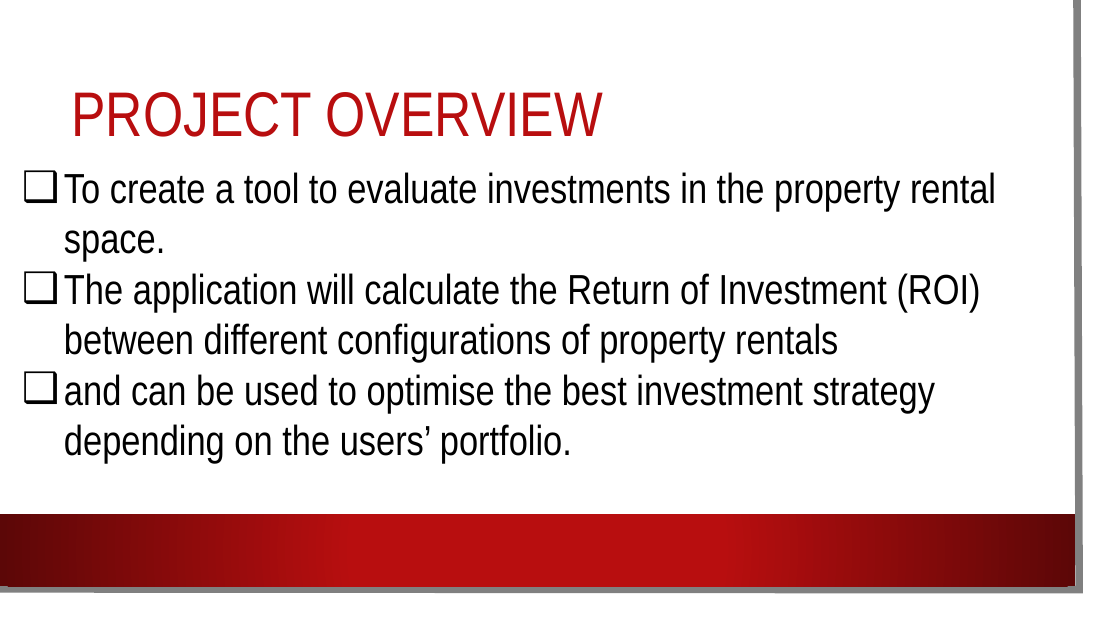
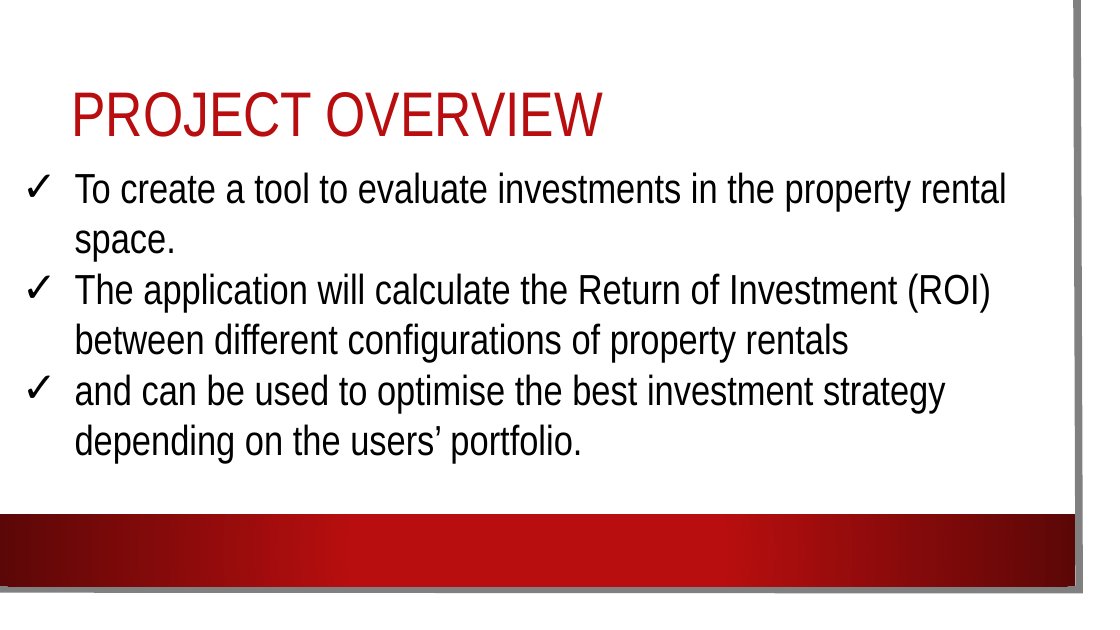
Before and after one commit to u13278012/IMPAKD, a slide deck: slide 2 of DEMO3/DEMO3.pptx. Drawn at 1120x630 pixels with LibreOffice and Linux fonts; fonts in the diff are those of the drawing; background and template pictures are left out. Boxes give left, top, right and bottom in pixels: in the first picture for what was removed or moved away, otherwise in the second. Text is boxed around its words. In the diff, an @@ line names an element or a change of style, - is before the commit and + after.

```diff
--- a/DEMO3/DEMO3.pptx
+++ b/DEMO3/DEMO3.pptx
@@ text "To create a tool to ..." at (75,172,1007,464): bullet ❑ to ✓ @@
```
Also in this commit, not shown: 1 other slide changed, 1 slide added.
